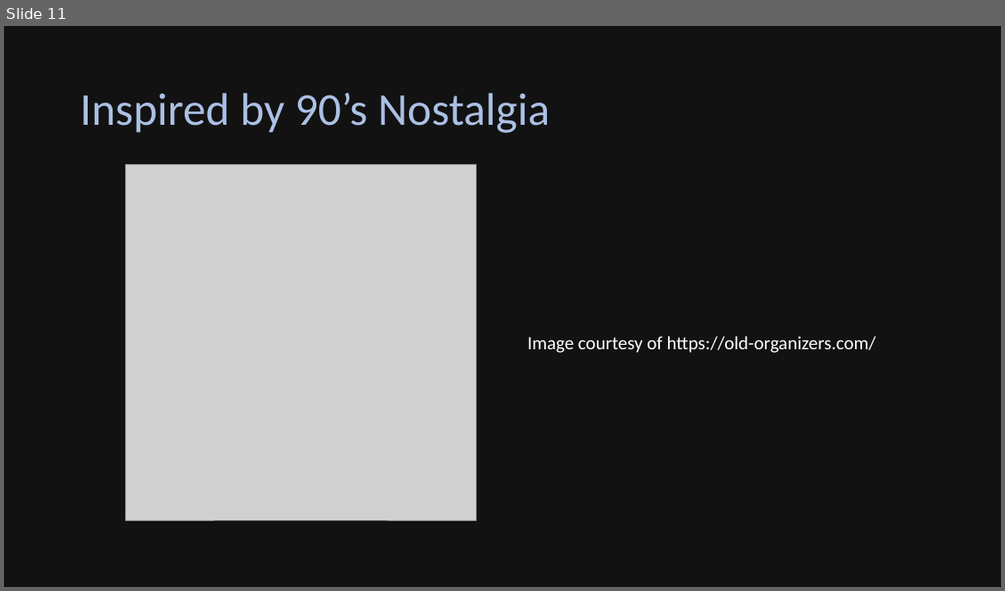
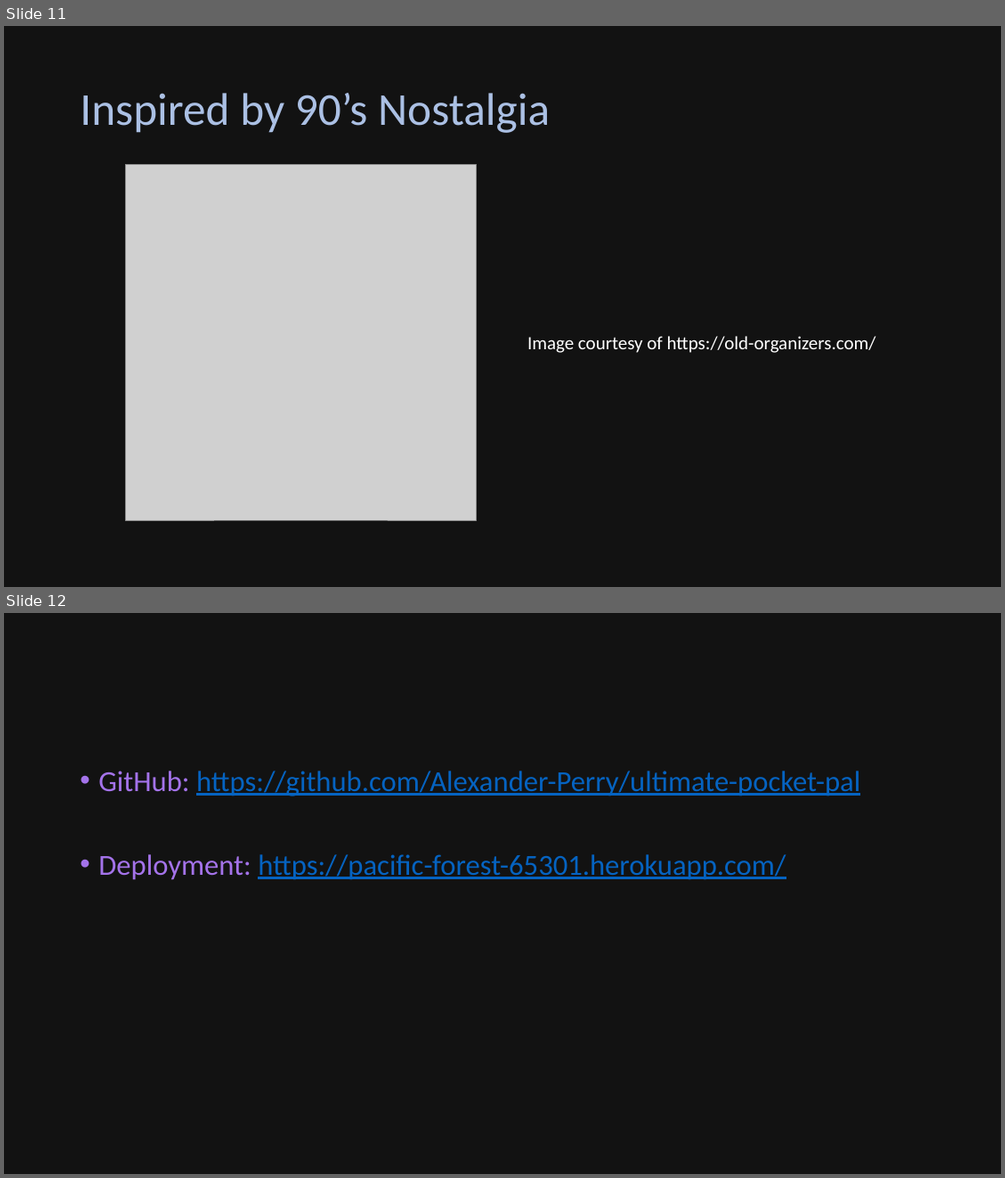
Before and after one commit to Alexander-Perry/ultimate-pocket-pal, a slide deck: Ultimate Pocket Pal.pptx. Shown one above the other, each under a label of ours: slide 11 before the commit, slides 11 and 12 after it. The pictures are 1005x591 and 1005x1178 pixels, drawn with LibreOffice and Linux fonts; fonts in the diff are those of the drawing; grey boxes stand for pictures. Boxes give left, top, right and bottom in pixels: in the first picture for what was removed or moved away, otherwise in the second. Text is boxed around its words. In the diff, an @@ line names an element or a change of style, - is before the commit and + after.

```diff
--- a/Ultimate Pocket Pal.pptx
+++ b/Ultimate Pocket Pal.pptx
@@ slide 12 added at (4,613,1001,1174), background #121212 @@
@@ text added at (98,771,860,880), 28 pt, text #0563C1, underline @@
+• GitHub: https://github.com/Alexander-Perry/ultimate-pocket-pal
+• Deployment: https://pacific-forest-65301.herokuapp.com/
```
Also in this commit, not shown: 5 slides changed.
